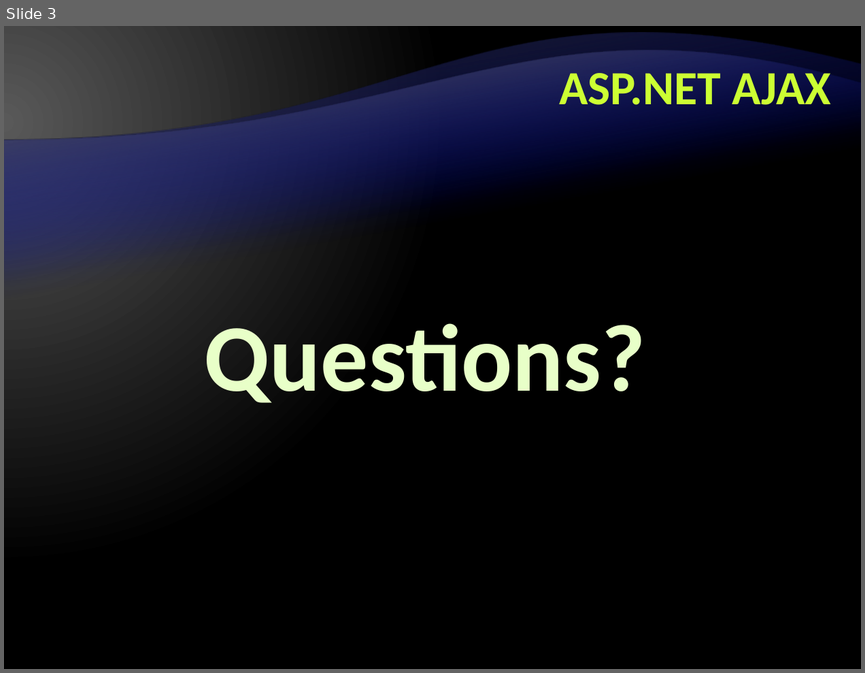
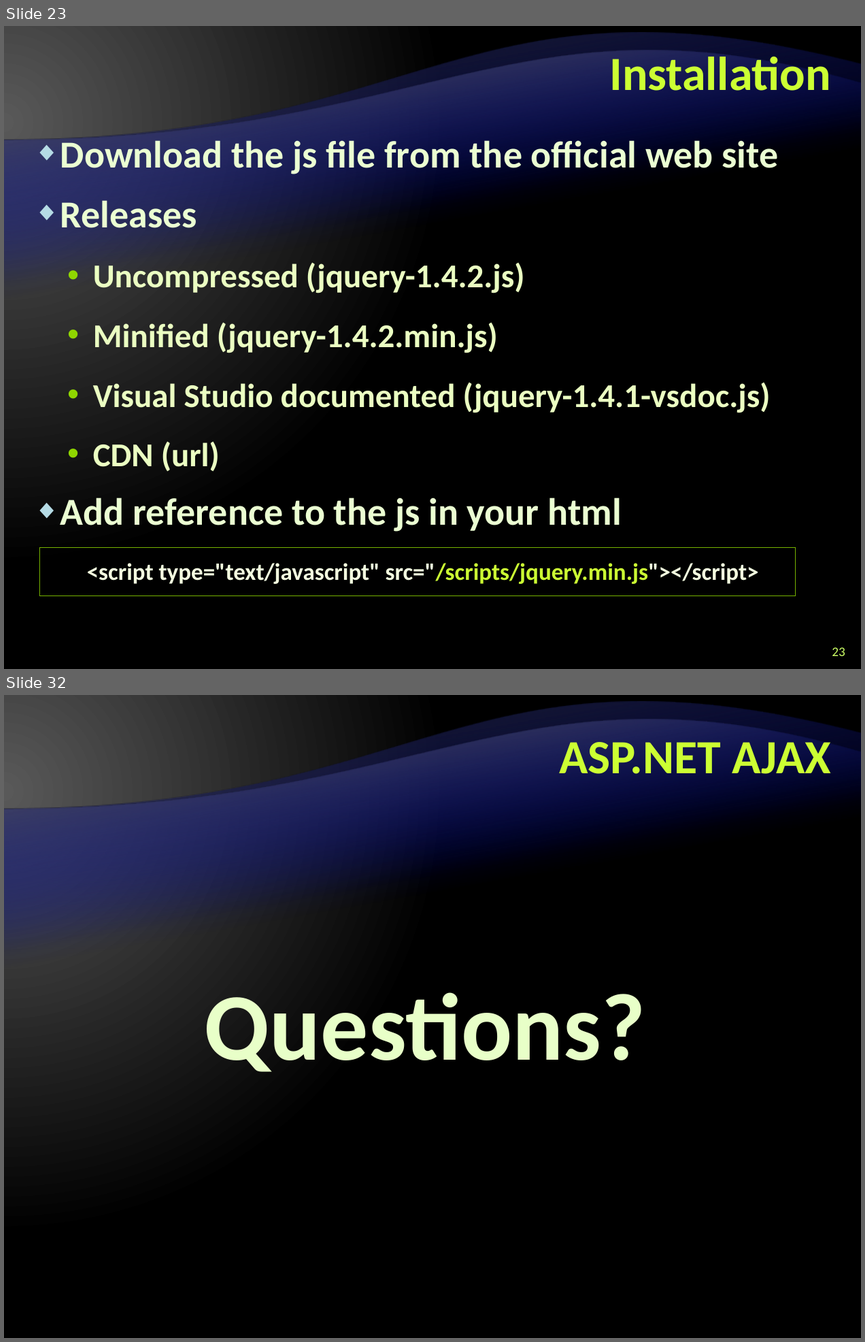
Before and after one commit to Graveheart/aspnetcourse, a slide deck: lectures/11. ASP.NET AJAX.pptx. Shown one above the other, each under a label of ours: slide 3 before the commit, slides 23 and 32 after it; the slides between them are not shown. The pictures are 865x673 and 865x1342 pixels, drawn with LibreOffice and Linux fonts; fonts in the diff are those of the drawing; background and template pictures are left out. Boxes give left, top, right and bottom in pixels: in the first picture for what was removed or moved away, otherwise in the second. Text is boxed around its words. In the diff, an @@ line names an element or a change of style, - is before the commit and + after.

```diff
--- a/lectures/11. ASP.NET AJAX.pptx
+++ b/lectures/11. ASP.NET AJAX.pptx
@@ slide 23 added at box(4, 26, 861, 669), background gradient #595959 to #000000; not listed: 2 template elements that a slide beside it also shows @@
@@ title added at box(609, 50, 830, 91), 40 pt, text #CCFF33, bold @@
+Installation
@@ text added at box(60, 140, 778, 531), 28 pt, text #EBFFC2, bold @@
+◆ Download the js file from the official web site
+◆ Releases
+  • Uncompressed (jquery-1.4.2.js)
+  • Minified (jquery-1.4.2.min.js)
+  • Visual Studio documented (jquery-1.4.1-vsdoc.js)
+  • CDN (url)
+◆ Add reference to the js in your html
@@ rectangle added at box(40, 547, 796, 595), fill #000000 at 40% opacity, outline #76B200 0.25 pt, 20 pt, text #F5FFE0, bold @@
+    <script type="text/javascript" src="/scripts/jquery.min.js"></script>
@@ page number added at box(832, 647, 844, 656), 11 pt, text #CCFF66 @@
+23
@@ what was slide 3 is now slide 32 @@
```
Also in this commit, not shown: 2 slides changed, 30 other slides added, 1 other file.
